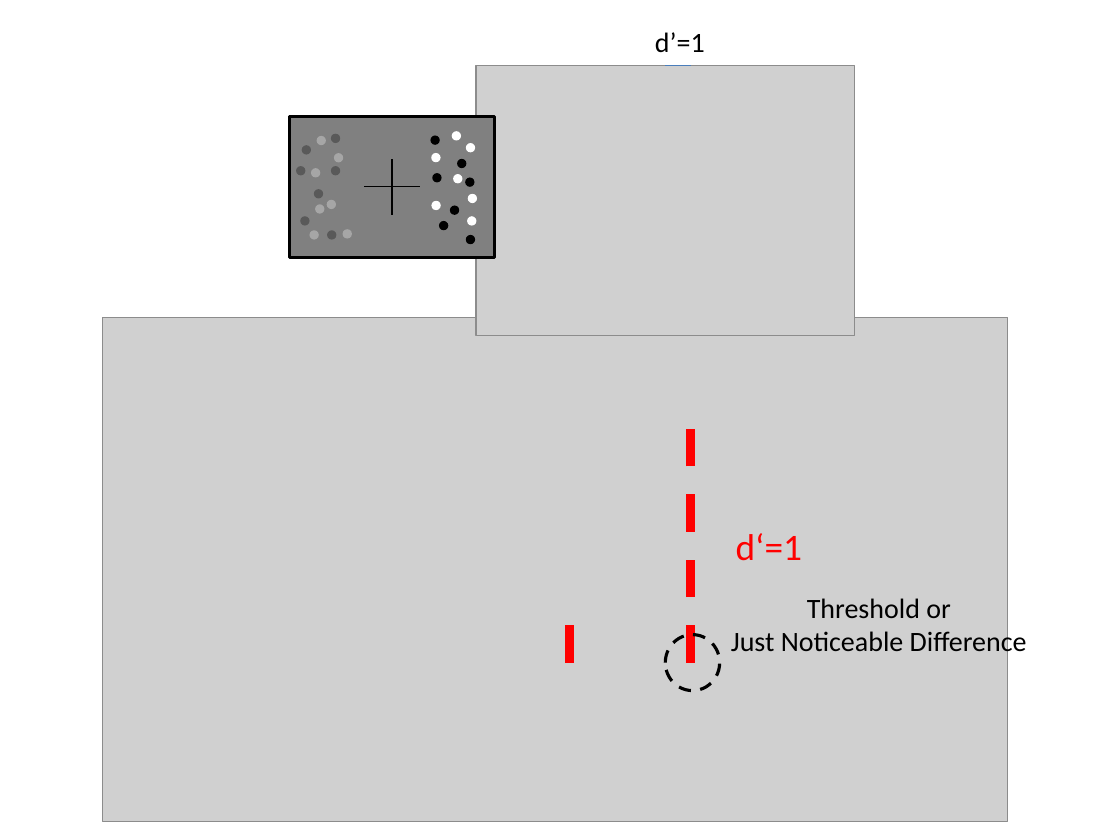
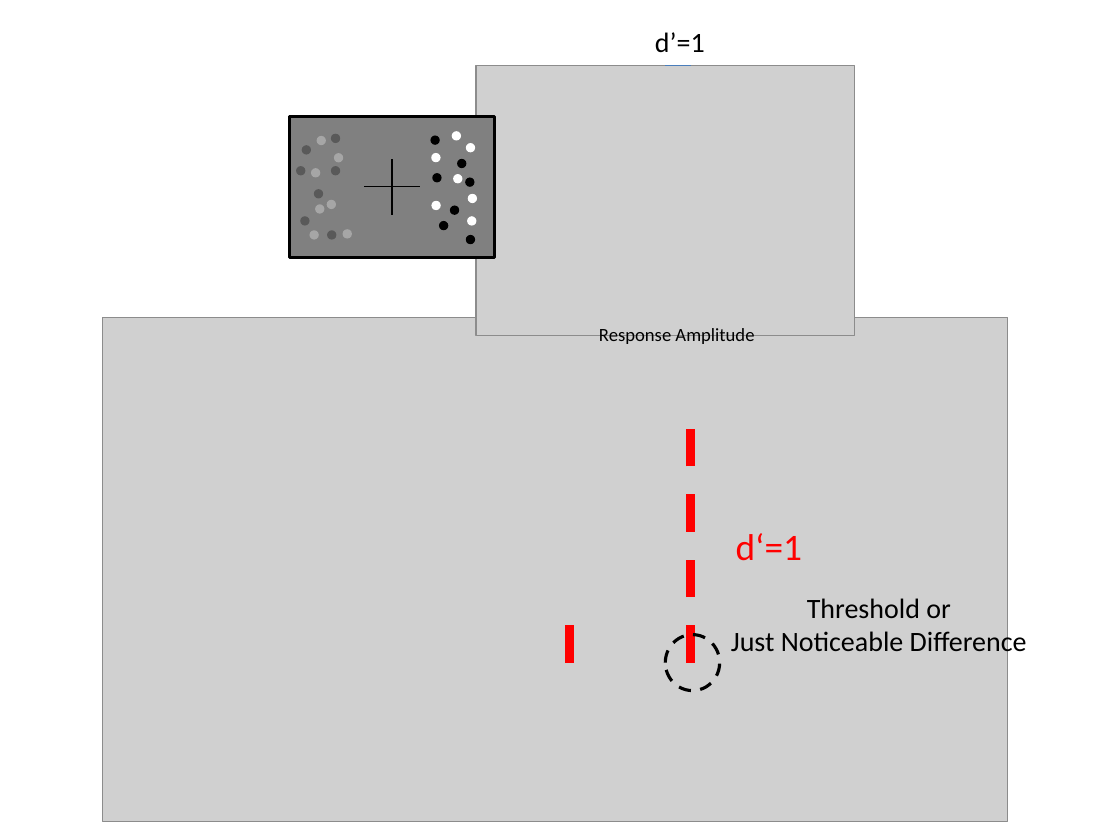
Before and after one commit to dbirman/att_awe, a slide deck: slide 44 of talks/20160823_mad_birman.pptx (slide 41 before the commit). Drawn at 1120x840 pixels with LibreOffice and Linux fonts; fonts in the diff are those of the drawing; grey boxes stand for pictures. Boxes give left, top, right and bottom in pixels: in the first picture for what was removed or moved away, otherwise in the second. Text is boxed around its words. In the diff, an @@ line names an element or a change of style, - is before the commit and + after.

```diff
--- a/talks/20160823_mad_birman.pptx
+++ b/talks/20160823_mad_birman.pptx
@@ text added at [599,328,754,344], 12 pt, text #000000 @@
+Response Amplitude
```
Also in this commit, not shown: 15 other slides changed, 6 slides added, 6 slides removed.
